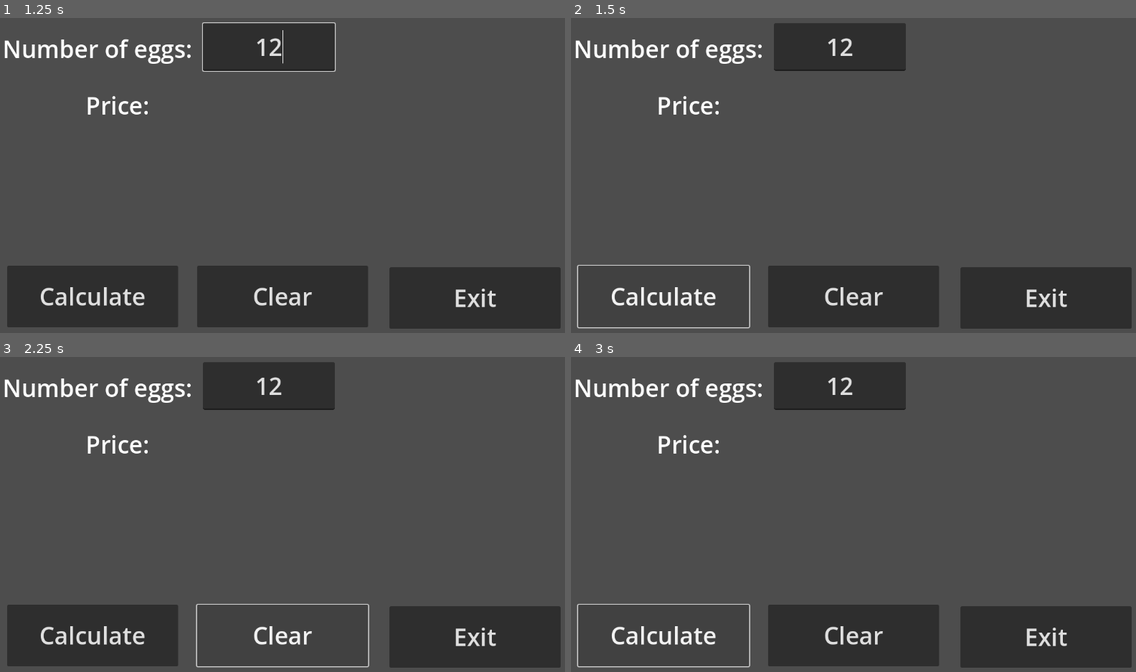
Above: before the commit, frames 1-4 (two rows, left to right).
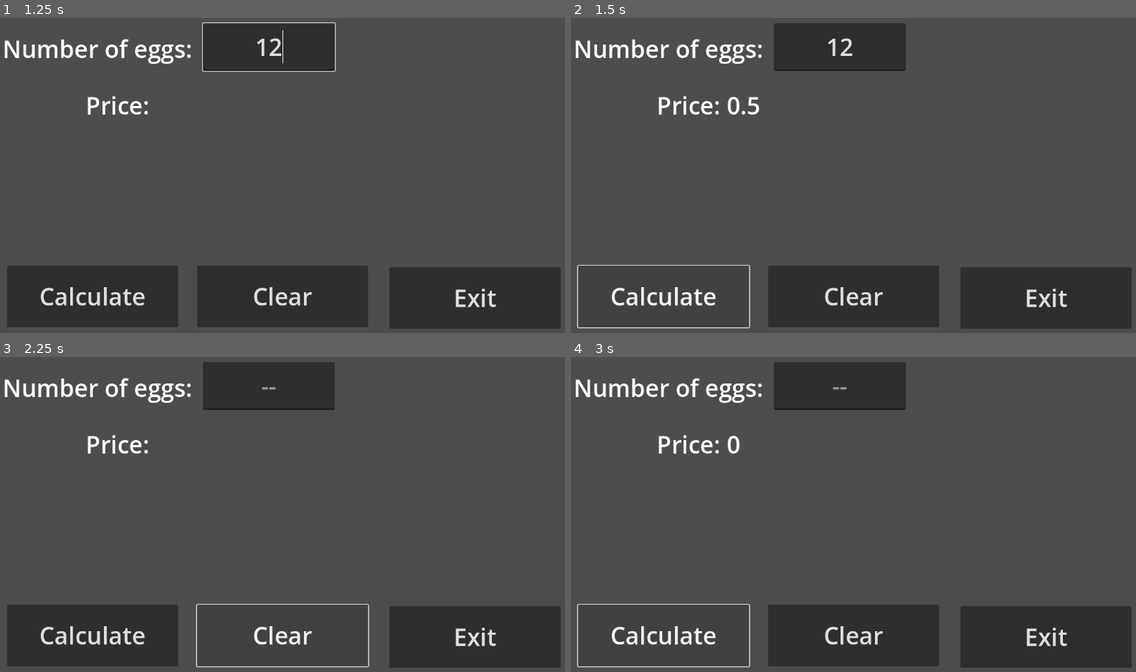
Above: after the commit, the same moments.

Repository: janssen-r/game-design-1
Game: Godot game, scene res://lp_4_3.tscn
The game is run twice, just before and just after one commit, with the same random seed, the same clock (stepped at 60 frames per second) and the same inputs. The project has no main scene, so this scene is started directly.
Inputs (mouse positions are in pixels of both pictures, inside the frame that each line leads up to):
- Up to frame 1 (1.25 s): click (271, 46) at 0.52 s; type "12" at 0.6 s
- Up to frame 2 (1.5 s): click "Calculate" at 1.25 s
- Up to frame 3 (2.25 s): click "Clear" at 2 s
- Up to frame 4 (3 s): click "Calculate" at 2.75 s

Frame 1 is identical in both runs. In frame 2, 0.1% of the frame differs, in the area x 27-34%, y 25-31%; in frame 3, 0.1%; in frame 4, 0.2%, in the area x 27-50%, y 6-31%.

Commit message:
Update 9/19

Diff:
--- /dev/null
+++ b/lp_4_3.gd
@@ -0,0 +1,28 @@
+extends Control
+
+func _on_btn_calc_pressed() -> void:
+	var eggs = int($txtEggNum.text)
+	var dozens = floor(eggs / 12)
+	var remainder = eggs % 12 # MOD (%) is remainder
+	var pricePer = 0
+	if dozens < 4:
+		pricePer = (0.50)
+	elif dozens < 6:
+		pricePer = (0.45)
+	elif dozens < 11:
+		pricePer = (0.40)
+	elif dozens >= 11:
+		pricePer = (0.35)
+
+	var remainderCost = (remainder * (pricePer/12.0))
+	var dozenCost = dozens * pricePer
+	var totalCost = dozenCost + remainderCost
+
+	$lblPrice.text = "Price: " + str(totalCost)
+
+func _on_btn_clear_pressed() -> void:
+	$lblPrice.text= "Price: "
+	$txtEggNum.text = ""
+
+func _on_btn_exit_pressed() -> void:
+	get_tree().quit()
--- a/lp_4_3.tscn
+++ b/lp_4_3.tscn
@@ -1,6 +1,7 @@
-[gd_scene load_steps=2 format=3 uid="uid://nkla8bif6d84"]
+[gd_scene load_steps=3 format=3 uid="uid://nkla8bif6d84"]
 
 [ext_resource type="Theme" uid="uid://cv1o3wmjapddp" path="res://BigFont.tres" id="1_ps3yh"]
+[ext_resource type="Script" path="res://lp_4_3.gd" id="1_qkro4"]
 
 [node name="lp_4_3" type="Control"]
 layout_mode = 3
@@ -9,6 +10,7 @@
 anchor_bottom = 1.0
 grow_horizontal = 2
 grow_vertical = 2
+script = ExtResource("1_qkro4")
 
 [node name="txtEggNum" type="LineEdit" parent="."]
 layout_mode = 0
@@ -29,7 +31,7 @@
 theme = ExtResource("1_ps3yh")
 text = "Number of eggs:"
 
-[node name="Label" type="Label" parent="."]
+[node name="lblPrice" type="Label" parent="."]
 layout_mode = 0
 offset_left = 178.0
 offset_top = 144.0
@@ -39,6 +41,7 @@
 text = "Price:"
 
 [node name="btnCalc" type="Button" parent="."]
+layout_mode = 0
 offset_left = 20.0
 offset_top = 501.0
 offset_right = 364.0
@@ -47,6 +50,7 @@
 text = "Calculate"
 
 [node name="btnClear" type="Button" parent="."]
+layout_mode = 0
 offset_left = 402.0
 offset_top = 501.0
 offset_right = 746.0
@@ -55,9 +59,14 @@
 text = "Clear"
 
 [node name="btnExit" type="Button" parent="."]
+layout_mode = 0
 offset_left = 789.0
 offset_top = 504.0
 offset_right = 1133.0
 offset_bottom = 628.0
 theme = ExtResource("1_ps3yh")
 text = "Exit"
+
+[connection signal="pressed" from="btnCalc" to="." method="_on_btn_calc_pressed"]
+[connection signal="pressed" from="btnClear" to="." method="_on_btn_clear_pressed"]
+[connection signal="pressed" from="btnExit" to="." method="_on_btn_exit_pressed"]
